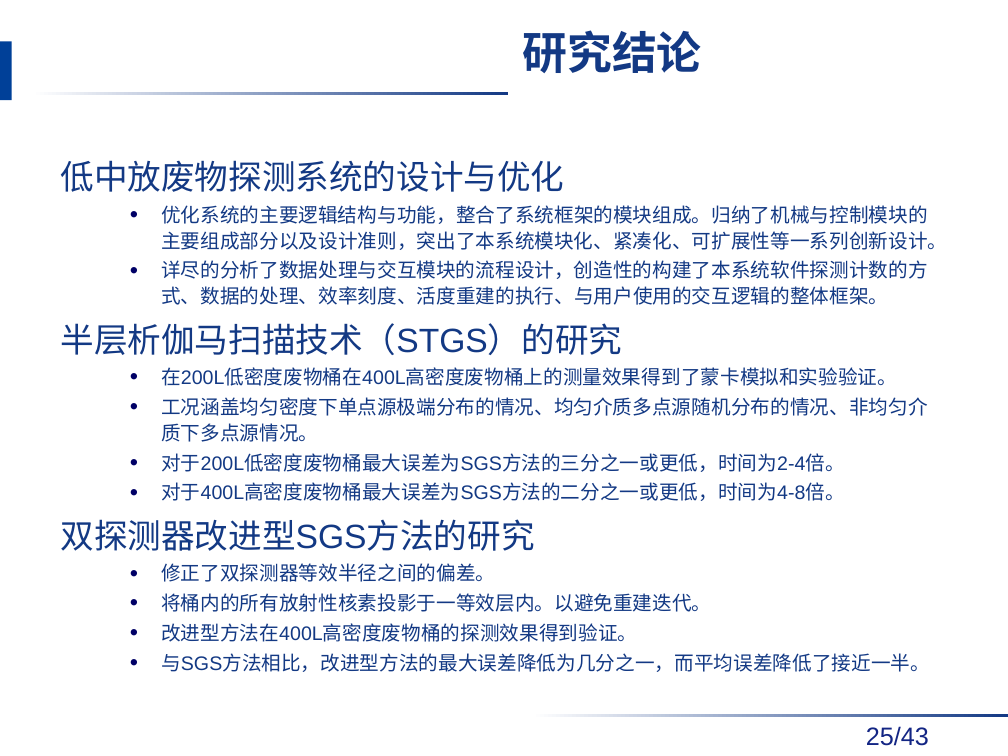
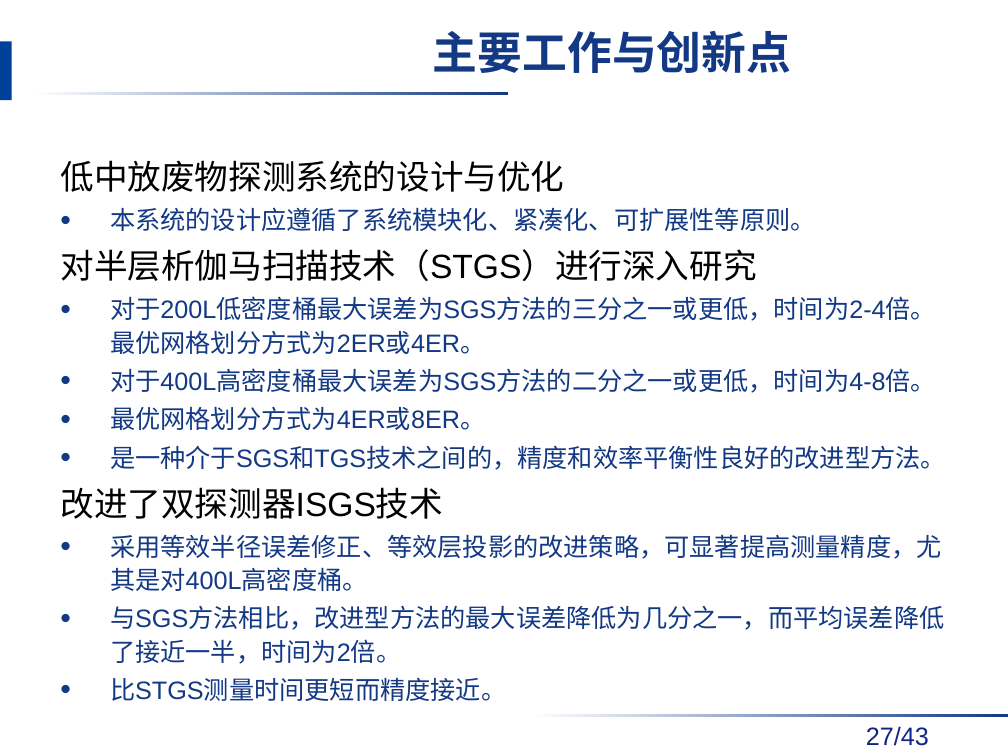
Before and after one commit to danxibao/NDAPapers, a slide deck: slide 27 of 答辩/毕业答辩报告v2-饶开源.pptx (slide 25 before the commit). Drawn at 1008x756 pixels with LibreOffice and Linux fonts; fonts in the diff are those of the drawing; background and template pictures are left out. Boxes give left, top, right and bottom in pixels: in the first picture for what was removed or moved away, otherwise in the second. Text is boxed around its words. In the diff, an @@ line names an element or a change of style, - is before the commit and + after.

Commit message:
0110

```diff
--- a/答辩/毕业答辩报告v2-饶开源.pptx
+++ b/答辩/毕业答辩报告v2-饶开源.pptx
@@ title at bbox=[433, 31, 792, 73]: text changed @@
-研究结论
+主要工作与创新点
@@ text at bbox=[60, 160, 564, 192]: text colour #133984 to #000000 in "低中放废物探测系统的设计与优化" @@
@@ text at bbox=[60, 207, 946, 701]: text changed; size 14 to 18 pt @@
-  • 优化系统的主要逻辑结构与功能，整合了系统框架的模块组成。归纳了机械与控制模块的主要组成部分以及设计准则，突出了本系统模块化、紧凑化、可扩展性等一系列创新设计。
-  • 详尽的分析了数据处理与交互模块的流程设计，创造性的构建了本系统软件探测计数的方式、数据的处理、效率刻度、活度重建的执行、与用户使用的交互逻辑的整体框架。
-半层析伽马扫描技术（STGS）的研究
-  • 在200L低密度废物桶在400L高密度废物桶上的测量效果得到了蒙卡模拟和实验验证。
-  • 工况涵盖均匀密度下单点源极端分布的情况、均匀介质多点源随机分布的情况、非均匀介质下多点源情况。
-  • 对于200L低密度废物桶最大误差为SGS方法的三分之一或更低，时间为2-4倍。
-  • 对于400L高密度废物桶最大误差为SGS方法的二分之一或更低，时间为4-8倍。
-双探测器改进型SGS方法的研究
-  • 修正了双探测器等效半径之间的偏差。
-  • 将桶内的所有放射性核素投影于一等效层内。以避免重建迭代。
-  • 改进型方法在400L高密度废物桶的探测效果得到验证。
-  • 与SGS方法相比，改进型方法的最大误差降低为几分之一，而平均误差降低了接近一半。
+• 本系统的设计应遵循了系统模块化、紧凑化、可扩展性等原则。
+对半层析伽马扫描技术（STGS）进行深入研究
+• 对于200L低密度桶最大误差为SGS方法的三分之一或更低，时间为2-4倍。最优网格划分方式为2ER或4ER。
+• 对于400L高密度桶最大误差为SGS方法的二分之一或更低，时间为4-8倍。
+• 最优网格划分方式为4ER或8ER。
+• 是一种介于SGS和TGS技术之间的，精度和效率平衡性良好的改进型方法。
+改进了双探测器ISGS技术
+• 采用等效半径误差修正、等效层投影的改进策略，可显著提高测量精度，尤其是对400L高密度桶。
+• 与SGS方法相比，改进型方法的最大误差降低为几分之一，而平均误差降低了接近一半，时间为2倍。
+• 比STGS测量时间更短而精度接近。
@@ page number at bbox=[866, 726, 929, 746]: text changed @@
-25/43
+27/43
```
Also in this commit, not shown: 19 other slides changed, 2 slides added.
